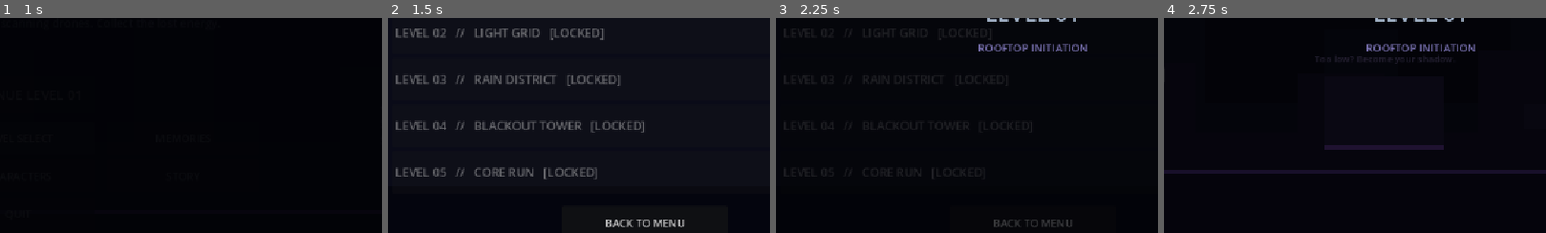
Above: before the commit, frames 1-4 (left to right).
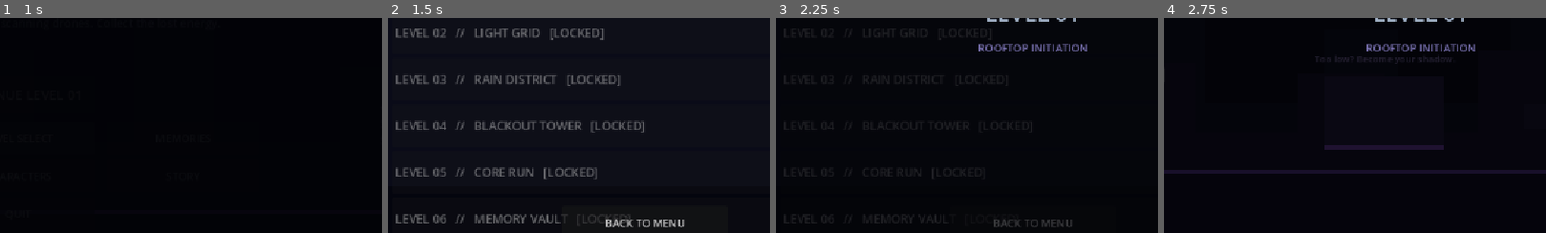
Above: after the commit, the same moments.

Repository: Yass29/shadow-run
Game: Godot game, scene res://main_menu.tscn
Same seed, same stepped clock (60 frames per second), same inputs: the game is played once before the commit and once after it.
Inputs:
- Up to frame 1 (1 s): click "LEVEL SELECT" at 0.5 s
- Up to frame 2 (1.5 s): click "LEVEL 01 // ROOFTOP INITIATION" at 1.25 s
- Up to frame 3 (2.25 s): click "LEVEL 01 // ROOFTOP INITIATION" at 2 s
- Up to frame 4 (2.75 s): no input
The pictures show only the part of the screen within x 16-66%, y 44-94%; the shares and areas given below are measured in that part.

Frame 1 is identical in both runs. In frame 2, 1.1% of the frame differs, in the area x 2-64%, y 91-97%; in frame 3, 0.2%; in frame 4, nothing differs.

Commit message:
Add Memory Vault and best times to level select

Diff:
--- a/level_select.gd
+++ b/level_select.gd
@@ -5,7 +5,8 @@
 	{"number": 2, "name": "LIGHT GRID", "scene": "res://level2.tscn", "accent": Color(0.20, 0.76, 0.92, 1.0)},
 	{"number": 3, "name": "RAIN DISTRICT", "scene": "res://level3.tscn", "accent": Color(0.30, 0.62, 0.95, 1.0)},
 	{"number": 4, "name": "BLACKOUT TOWER", "scene": "res://level4.tscn", "accent": Color(0.64, 0.36, 0.92, 1.0)},
-	{"number": 5, "name": "CORE RUN", "scene": "res://level5.tscn", "accent": Color(0.96, 0.30, 0.58, 1.0)}
+	{"number": 5, "name": "CORE RUN", "scene": "res://level5.tscn", "accent": Color(0.96, 0.30, 0.58, 1.0)},
+	{"number": 6, "name": "MEMORY VAULT", "scene": "res://level6.tscn", "accent": Color(0.35, 0.92, 0.78, 1.0)}
 ]
 
 @onready var list: VBoxContainer = $Panel/List
@@ -25,11 +26,13 @@
 		row.disabled = not unlocked
 		var grade := str(GameState.best_grades.get(str(data["number"]), ""))
 		var grade_text := "   •   BEST %s" % grade if grade != "" else ""
+		var best_time := float(GameState.best_times.get(str(data["number"]), 0.0))
+		var time_text := "   •   %.1fs" % best_time if best_time > 0.0 else ""
 		row.text = "LEVEL %02d   //   %s%s%s" % [
 			int(data["number"]),
 			str(data["name"]),
 			"" if unlocked else "   [LOCKED]",
-			grade_text
+			grade_text + time_text
 		]
 		row.alignment = HORIZONTAL_ALIGNMENT_LEFT
 		row.add_theme_font_size_override("font_size", 18)
@@ -42,7 +45,7 @@
 func _open_level(scene_path: String) -> void:
 	var number_text := scene_path.get_file().trim_prefix("level").trim_suffix(".tscn")
 	var number := int(number_text)
-	var names := {1: "ROOFTOP INITIATION", 2: "LIGHT GRID", 3: "RAIN DISTRICT", 4: "BLACKOUT TOWER", 5: "CORE RUN"}
+	var names := {1: "ROOFTOP INITIATION", 2: "LIGHT GRID", 3: "RAIN DISTRICT", 4: "BLACKOUT TOWER", 5: "CORE RUN", 6: "MEMORY VAULT"}
 	ScreenTransition.change_scene(scene_path, "LEVEL %02d" % number, str(names.get(number, "SHADOW RUN")))
 
 func _back() -> void:
